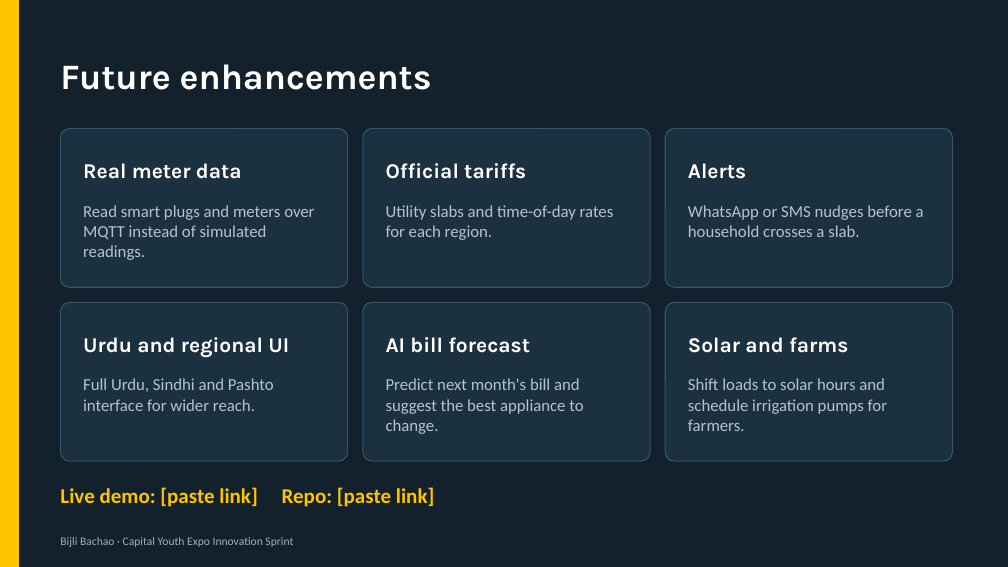
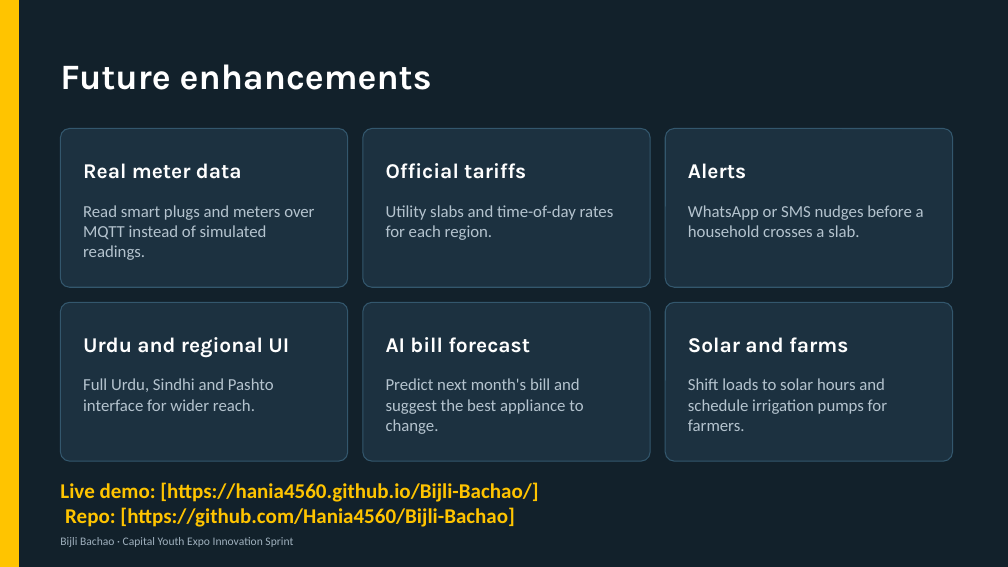
Before and after one commit to Hania4560/Bijli-Bachao, a slide deck: slide 7 of Bijli-Bachao.pptx. Drawn at 1008x567 pixels with LibreOffice and Linux fonts; fonts in the diff are those of the drawing. Boxes give left, top, right and bottom in pixels: in the first picture for what was removed or moved away, otherwise in the second. Text is boxed around its words. In the diff, an @@ line names an element or a change of style, - is before the commit and + after.

```diff
--- a/Bijli-Bachao.pptx
+++ b/Bijli-Bachao.pptx
@@ text at (x1=60, y1=482, x2=538, y2=527): text changed @@
-Live demo: [paste link] Repo: [paste link]
+Live demo: [https://hania4560.github.io/Bijli-Bachao/]
+Repo: [https://github.com/Hania4560/Bijli-Bachao]
```
Also in this commit, not shown: 2 other slides changed.
